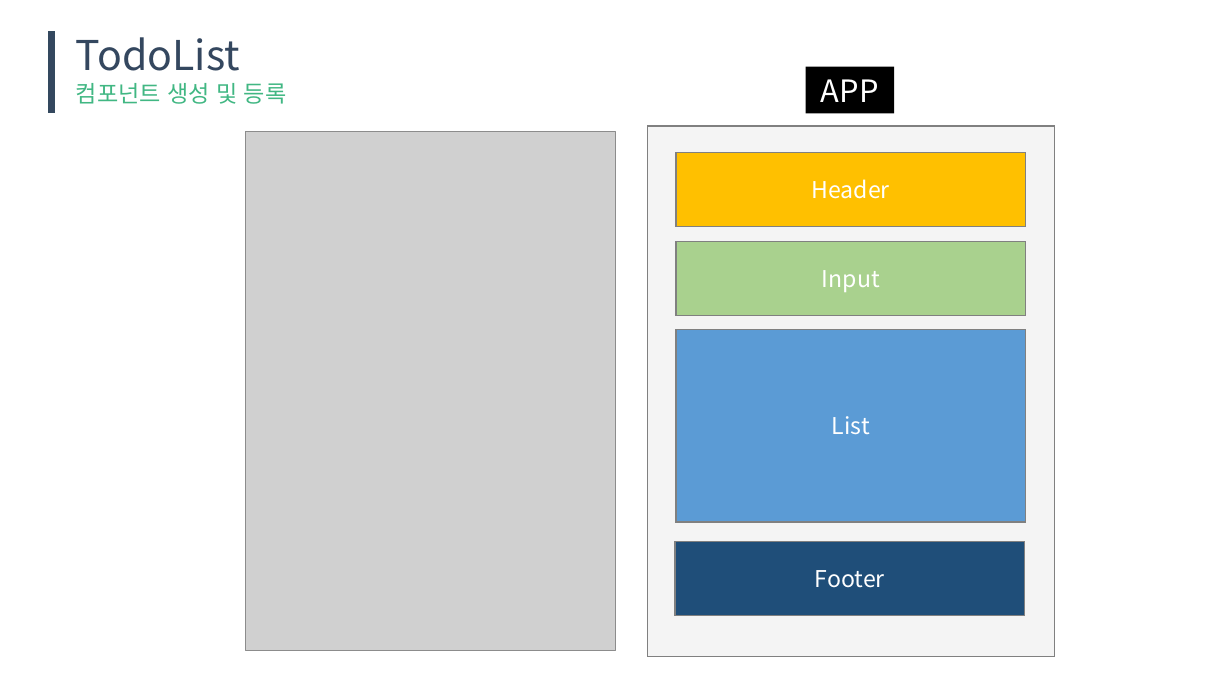
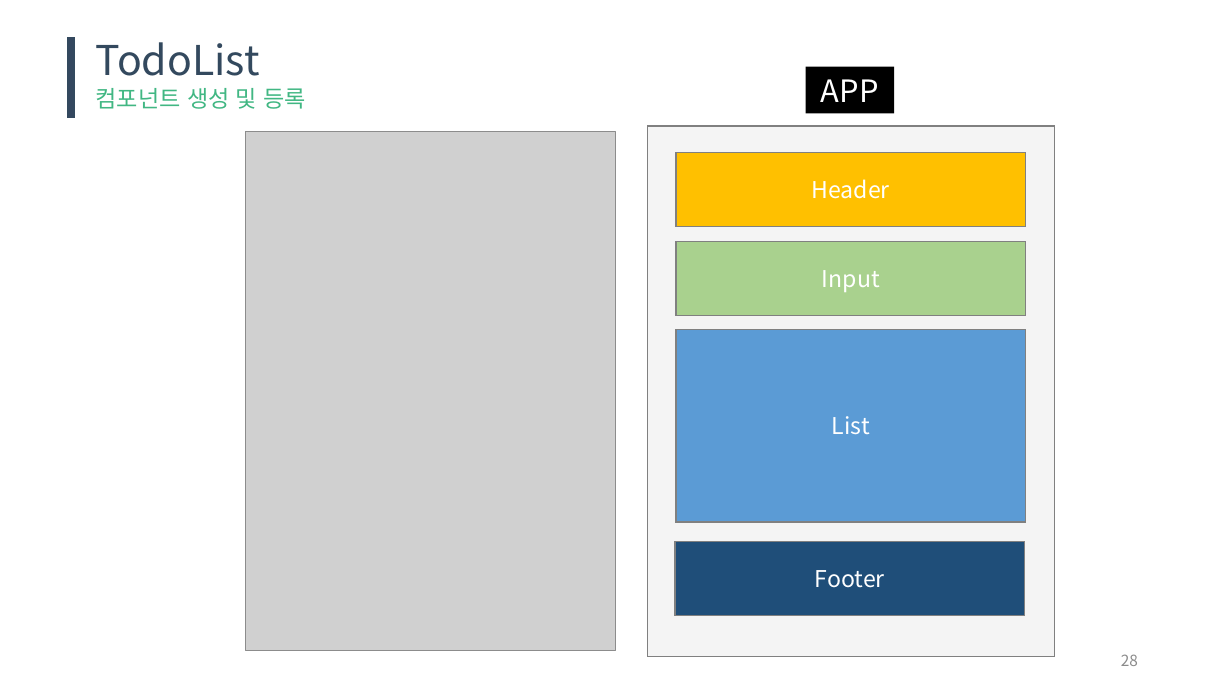
Before and after one commit to raheego/vue-todolist, a slide deck: slide 28 of 역량강화_vuejs_grh.pptx (slide 24 before the commit). Drawn at 1232x693 pixels with LibreOffice and Linux fonts; fonts in the diff are those of the drawing; grey boxes stand for pictures. Boxes give left, top, right and bottom in pixels: in the first picture for what was removed or moved away, otherwise in the second. Text is boxed around its words. In the diff, an @@ line names an element or a change of style, - is before the commit and + after.

```diff
--- a/역량강화_vuejs_grh.pptx
+++ b/역량강화_vuejs_grh.pptx
@@ 2 texts, 1 rectangle: place and size @@
-2 texts, 1 rectangle at bbox=[48, 32, 287, 113]
+2 texts, 1 rectangle at bbox=[68, 38, 307, 118]
@@ text "TodoList" at bbox=[96, 42, 260, 76]: text colour #34475F to #33495E @@
@@ page number added at bbox=[1121, 654, 1138, 666], 12 pt, text #8C8C8C @@
+28
```
Also in this commit, not shown: 33 other slides changed, 13 slides added, 6 slides removed.
